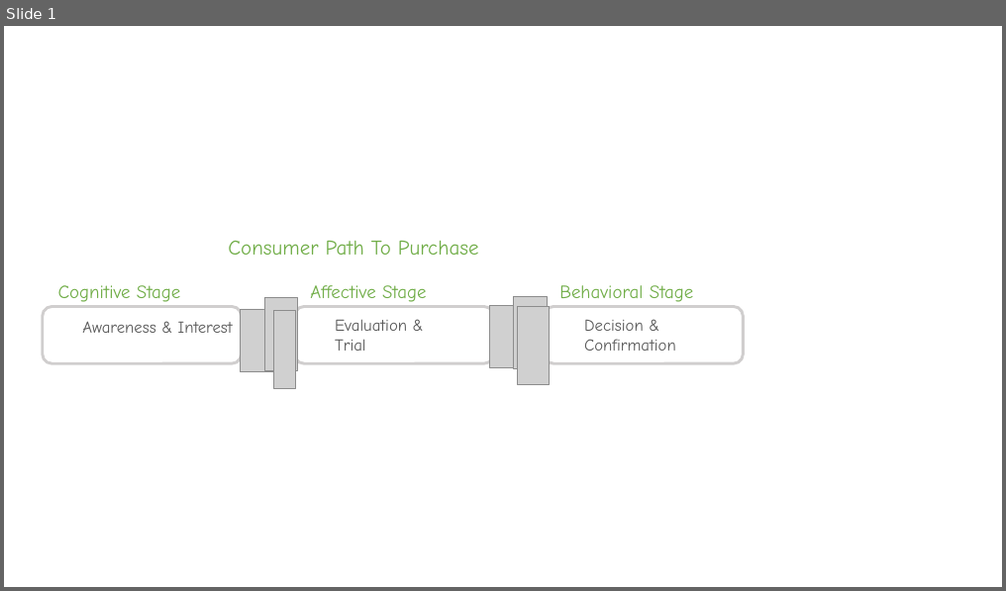
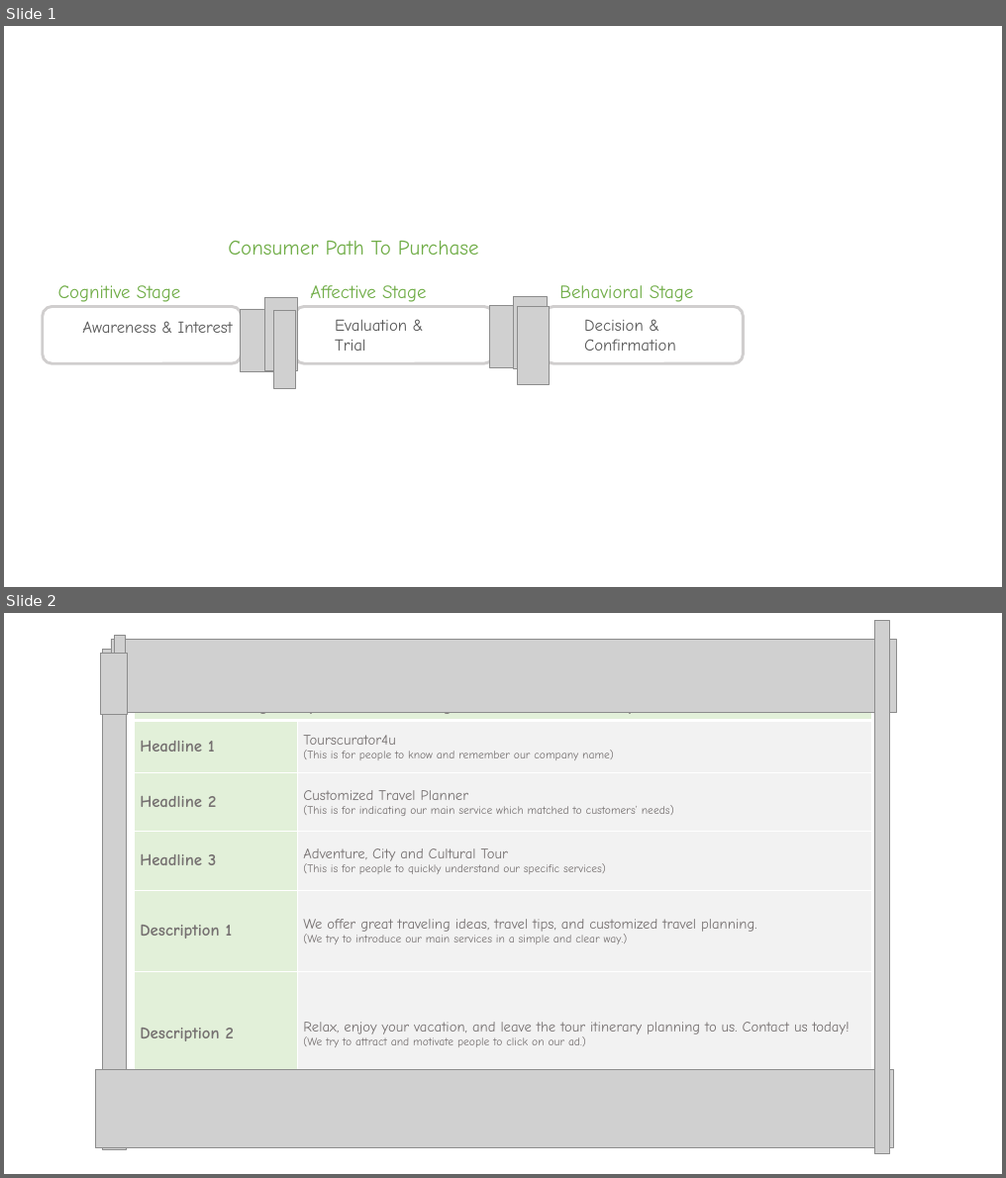
Before and after one commit to jing042323/Case-Study, a slide deck: Google_Ads/graphs.pptx. Shown one above the other, each under a label of ours: slide 1 before the commit, slides 1 and 2 after it. The pictures are 1006x591 and 1006x1178 pixels, drawn with LibreOffice and Linux fonts; fonts in the diff are those of the drawing; grey boxes stand for pictures; background and template pictures are left out. Boxes give left, top, right and bottom in pixels: in the first picture for what was removed or moved away, otherwise in the second. Text is boxed around its words. In the diff, an @@ line names an element or a change of style, - is before the commit and + after.

```diff
--- a/Google_Ads/graphs.pptx
+++ b/Google_Ads/graphs.pptx
@@ slide 2 added at [4, 613, 1002, 1174], background #FFFFFF @@
@@ picture added at [111, 639, 897, 713] @@
@@ picture added at [115, 635, 126, 713] @@
@@ picture added at [874, 621, 890, 1155] @@
@@ picture added at [101, 653, 127, 715] @@
@@ picture added at [103, 649, 126, 1150] @@
@@ table added at [135, 691, 871, 1096], 6 rows, 2 columns @@
+Customer: making tour plans and searching for travel information/tips | 
+Headline 1 | Tourscurator4u / (This is for people to know and remember our company name)
+Headline 2 | Customized Travel Planner / (This is for indicating our main service which matched to customers’ needs)
+Headline 3 | Adventure, City and Cultural Tour / (This is for people to quickly understand our specific services)
+Description 1 | We offer great traveling ideas, travel tips, and customized travel planning. / (We try to introduce our main services in a simple and clear way.)
+Description 2 | Relax, enjoy your vacation, and leave the tour itinerary planning to us. Contact us today! / (We try to attract and motivate people to click on our ad.)
@@ picture added at [95, 1069, 893, 1149] @@
```
Also in this commit, not shown: 4 other slides added, 2 other files.
